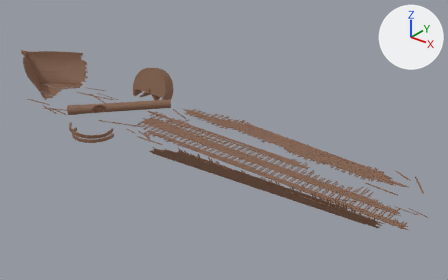
A saved change to the FBX model Assets/Models/PSParadise00.fbx.
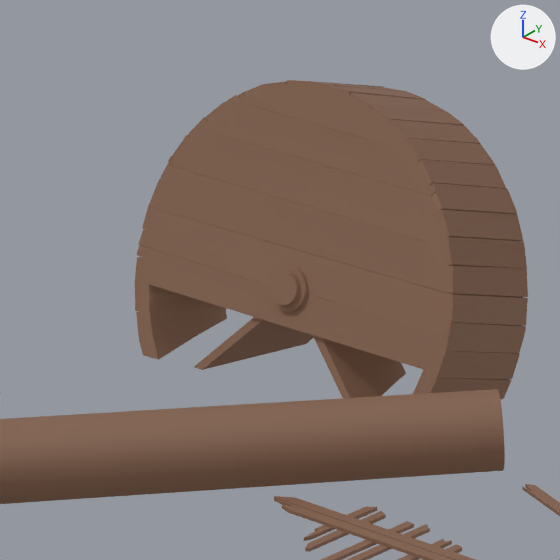
Each version is shown whole from a 50 mm camera at (48.5, -50.7, 32.8) aimed at (6.1, 2.4, -0.1), then close up on the part from 27% to 39% of the width and 21% to 42% of the height. The lights are fixed; the arrows at upper right show +X, +Y and +Z. Where no turn or scale is listed for an object, it has been applied to the vertices.

The first close-up shows 'paradise'.
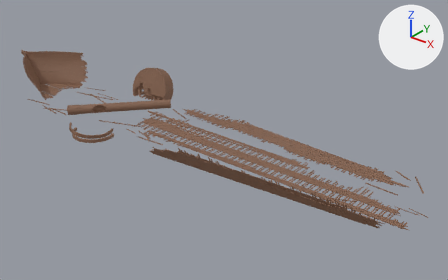
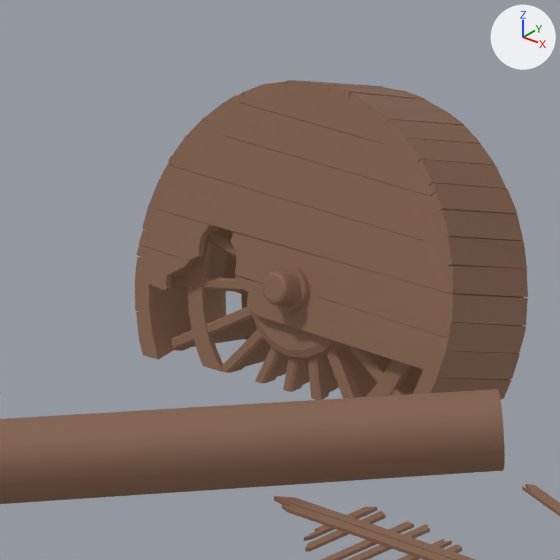
Edits to the bpy script that builds the scene:
```text
Change me_cube_004:
    used by ob_paradise; location = (0.0, 0.0, 0.0)
    remove me_cube_004.from_pydata(...)  # 11811 vertices, 8256 faces; spans x -30.6..32.3, y -9.0..8.6, z 0.0..4.5
    add me_cube_004.from_pydata(...)  # 12623 vertices, 8841 faces; spans x -30.6..32.3, y -9.0..8.6, z 0.0..4.5
    me_cube_004 part 1: the loose piece of 8 vertices spanning x -12.1..-8.6, y 5.6..8.0, z 0.1..3.3 is rebuilt with 4 vertices and now spans x -12.0..-8.9, y 5.8..8.0, z 0.0..3.3
    me_cube_004 part 2: the loose piece of 8 vertices spanning x -11.7..-8.3, y 5.5..8.2, z 0.1..3.2 is rebuilt with 4 vertices and now spans x -11.4..-8.5, y 5.7..8.2, z 0.0..3.4
    me_cube_004 part 3: 36 vertices removed from x -10.5..-9.9, y 5.7..7.8, z 0.7..1.8; 856 vertices added at x -12.9..-7.5, y 5.5..8.3, z 0.0..3.9
```

Boxes [x1, y1, x2, y2] around the edits, measured in the close-ups (560 x 560 px):
part 1 of me_cube_004, rebuilt (not visible afterwards): before [313, 335, 406, 398]
part 2 of me_cube_004, rebuilt (not visible afterwards): before [194, 317, 314, 370]
part 3 of me_cube_004, built on: before [271, 272, 301, 305]; after [141, 209, 447, 400]
